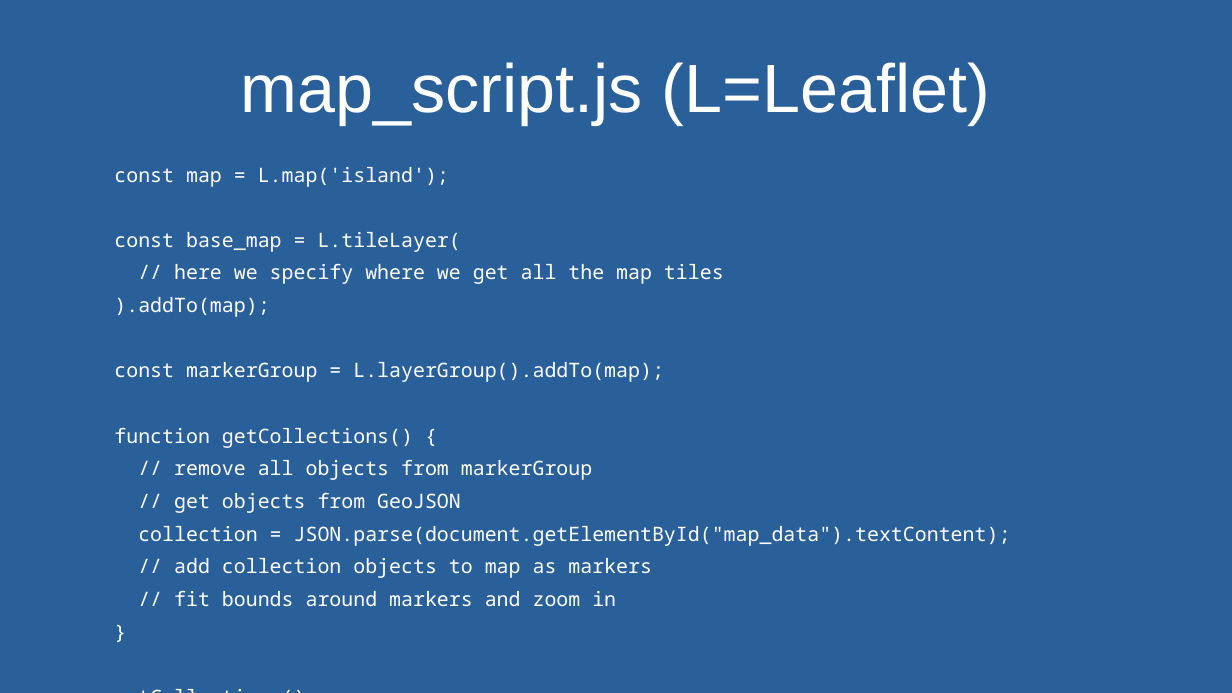
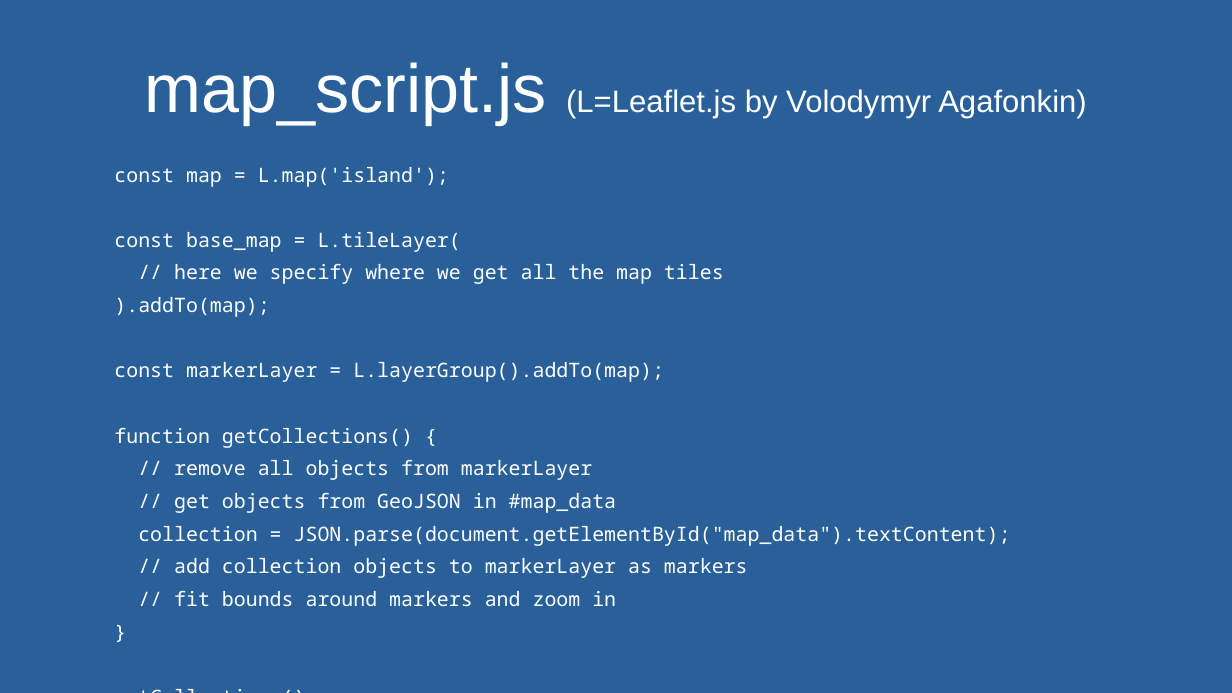
Before and after one commit to andywar65/map_swap_example, a slide deck: slide 13 of hypermedia_driven_maps.odp. Drawn at 1232x693 pixels with LibreOffice and Linux fonts; fonts in the diff are those of the drawing. Boxes give left, top, right and bottom in pixels: in the first picture for what was removed or moved away, otherwise in the second. Text is boxed around its words. In the diff, an @@ line names an element or a change of style, - is before the commit and + after.

Commit message:
updating slides

```diff
--- a/hypermedia_driven_maps.odp
+++ b/hypermedia_driven_maps.odp
@@ title at [144, 62, 1087, 125]: text changed; size 44 to 20 pt @@
-map_script.js (L=Leaflet)
+map_script.js (L=Leaflet.js by Volodymyr Agafonkin)
@@ text at [114, 362, 664, 382]: text changed @@
-const markerGroup = L.layerGroup().addTo(map);
+const markerLayer = L.layerGroup().addTo(map);
@@ text at [174, 460, 617, 513]: text changed @@
-// remove all objects from markerGroup
-// get objects from GeoJSON
+// remove all objects from markerLayer
+// get objects from GeoJSON in #map_data
@@ text at [174, 558, 748, 578]: text changed @@
-// add collection objects to map as markers
+// add collection objects to markerLayer as markers
```
Also in this commit, not shown: 6 other slides changed, 10 slides added, 3 slides removed.
